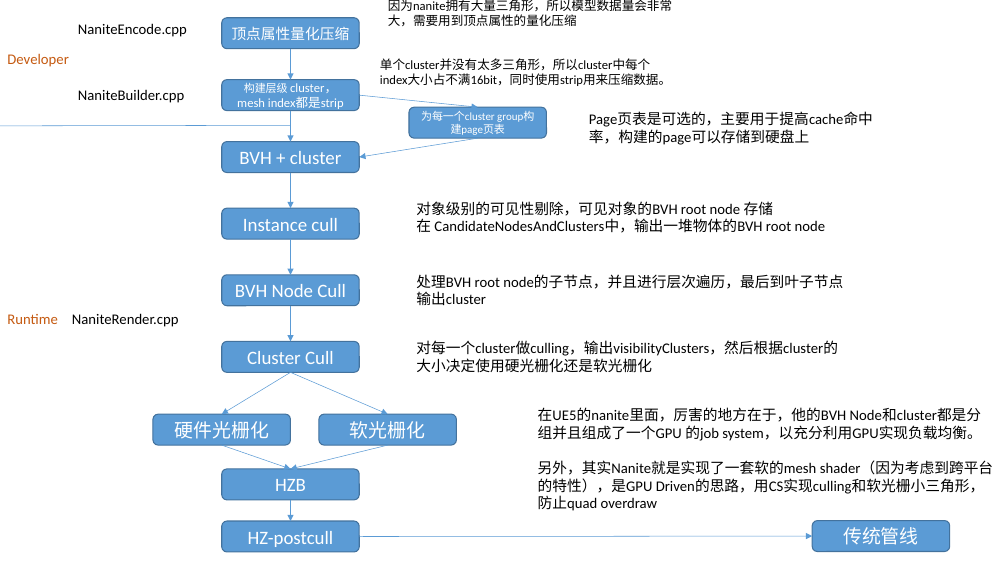
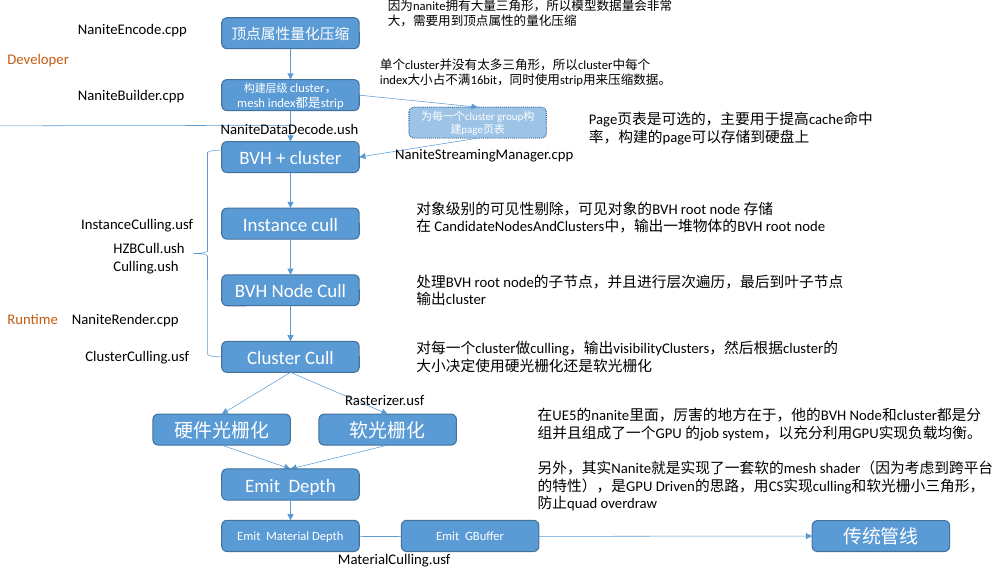
Before and after one commit to Tianji95/CG_learning_note, a slide deck: slide 1 of UE5_ppt/nanite简析.pptx. Drawn at 1008x567 pixels with LibreOffice and Linux fonts; fonts in the diff are those of the drawing. Boxes give left, top, right and bottom in pixels: in the first picture for what was removed or moved away, otherwise in the second. Text is boxed around its words. In the diff, an @@ line names an element or a change of style, - is before the commit and + after.

Commit message:
update nanite ppt

```diff
--- a/UE5_ppt/nanite简析.pptx
+++ b/UE5_ppt/nanite简析.pptx
@@ rounded rectangle "为每一个cluster group构建page页表" at box(409, 107, 547, 138): fill #5B9BD5 to #9DC3E6; outline #43739E 1 pt to #43739E 1 pt dashed @@
@@ text added at box(221, 122, 359, 139), 14 pt, text #000000 @@
+NaniteDataDecode.ush
@@ text added at box(395, 146, 573, 162), 14 pt, text #000000 @@
+NaniteStreamingManager.cpp
@@ left brace added at box(194, 150, 222, 357), outline #5B9BD5 0.5 pt @@
@@ text added at box(81, 218, 193, 232), 14 pt, text #000000 @@
+InstanceCulling.usf
@@ text added at box(113, 242, 184, 274), 14 pt, text #000000 @@
+HZBCull.ush
+Culling.ush
@@ text added at box(85, 350, 189, 364), 14 pt, text #000000 @@
+ClusterCulling.usf
@@ text added at box(345, 395, 424, 409), 14 pt, text #000000 @@
+Rasterizer.usf
@@ text in rounded rectangle at box(245, 479, 336, 495): text changed @@
-HZB
+Emit Depth
@@ text in rounded rectangle at box(237, 531, 343, 542): text changed; size 18 to 12 pt @@
-HZ-postcull
+Emit Material Depth
@@ rounded rectangle added at box(402, 520, 539, 551), fill #5B9BD5, outline #43739E 1 pt, 12 pt, text #FFFFFF @@
+Emit GBuffer
@@ text added at box(338, 553, 450, 567), 14 pt, text #000000 @@
+MaterialCulling.usf
```
Also in this commit, not shown: 4 other slides changed, 8 slides added, 3 slides removed.
